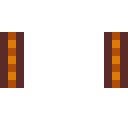
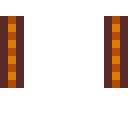
Revision of a layered (128, 128) image; what changed, layer by layer:
painted on "Layer 1" over [0, 16, 128, 32]
